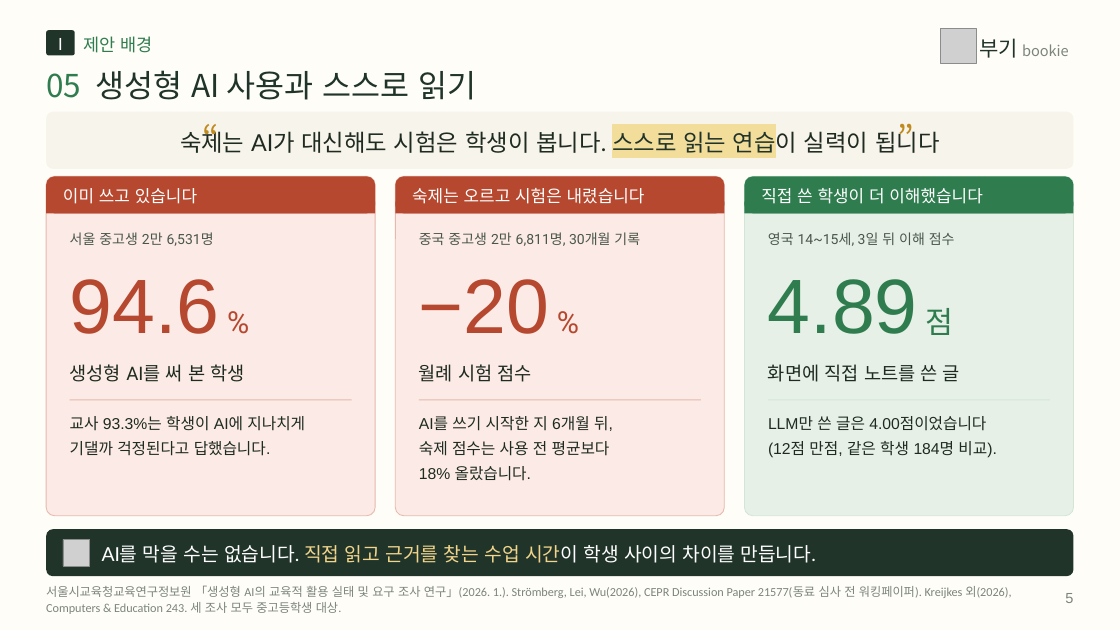
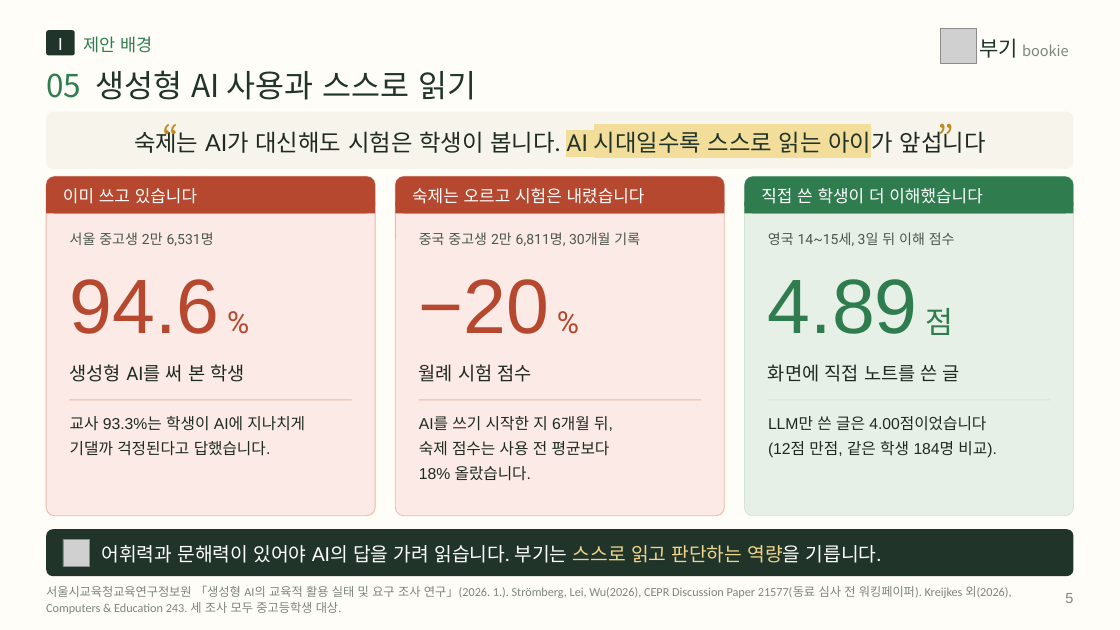
Before and after one commit to legoschool/bookie-test, a slide deck: slide 5 of promo/dl/proposal/bookie-proposal-short-20p.pptx. Drawn at 1120x630 pixels with LibreOffice and Linux fonts; fonts in the diff are those of the drawing; grey boxes stand for pictures. Boxes give left, top, right and bottom in pixels: in the first picture for what was removed or moved away, otherwise in the second. Text is boxed around its words. In the diff, an @@ line names an element or a change of style, - is before the commit and + after.

```diff
--- a/promo/dl/proposal/bookie-proposal-short-20p.pptx
+++ b/promo/dl/proposal/bookie-proposal-short-20p.pptx
@@ text "“": place and size @@
-text "“" at [177, 110, 219, 160]
+text "“" at [137, 110, 179, 160]
@@ text "”": place and size @@
-text "”" at [897, 110, 939, 160]
+text "”" at [938, 110, 980, 160]
@@ text at [134, 127, 986, 157]: text changed @@
-숙제는 AI가 대신해도 시험은 학생이 봅니다. 스스로 읽는 연습이 실력이 됩니다
+숙제는 AI가 대신해도 시험은 학생이 봅니다. AI 시대일수록 스스로 읽는 아이가 앞섭니다
@@ text at [102, 545, 881, 563]: text changed @@
-AI를 막을 수는 없습니다. 직접 읽고 근거를 찾는 수업 시간이 학생 사이의 차이를 만듭니다.
+어휘력과 문해력이 있어야 AI의 답을 가려 읽습니다. 부기는 스스로 읽고 판단하는 역량을 기릅니다.
```
Also in this commit, not shown: 7 other slides changed, 18 other files.
